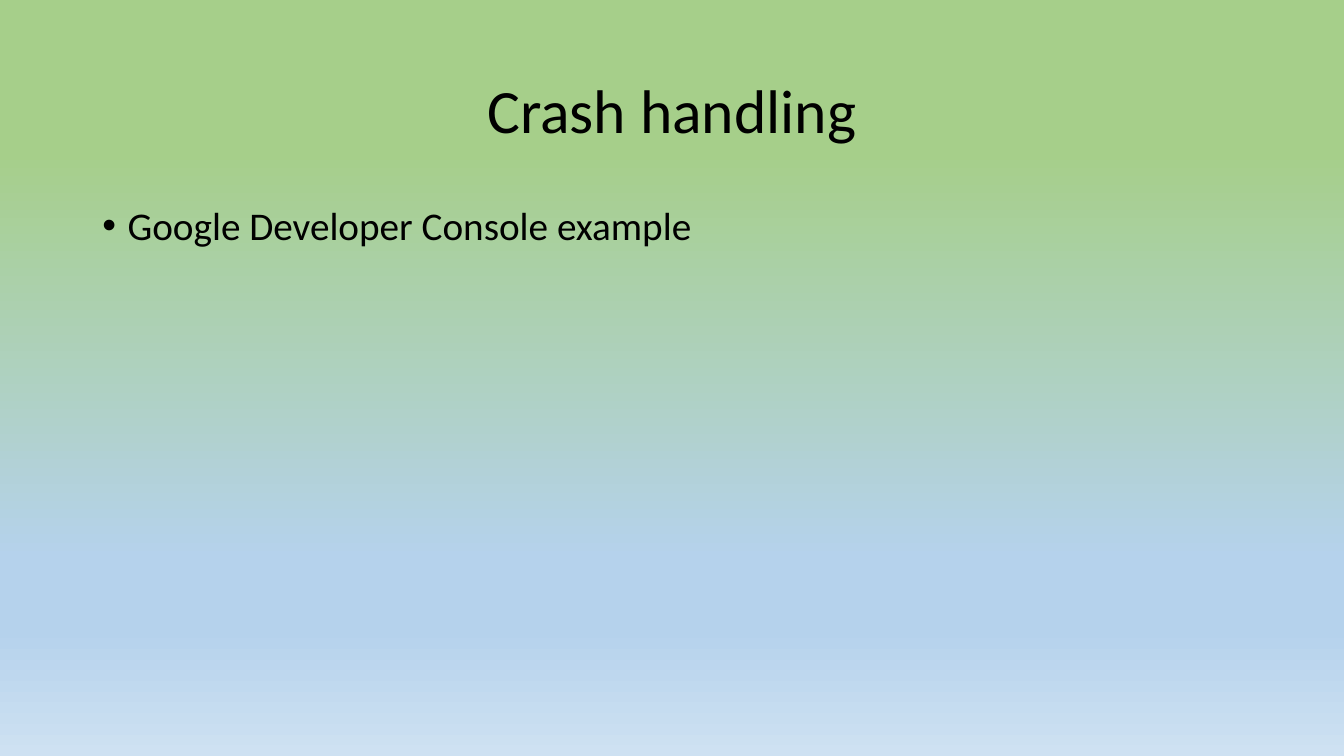
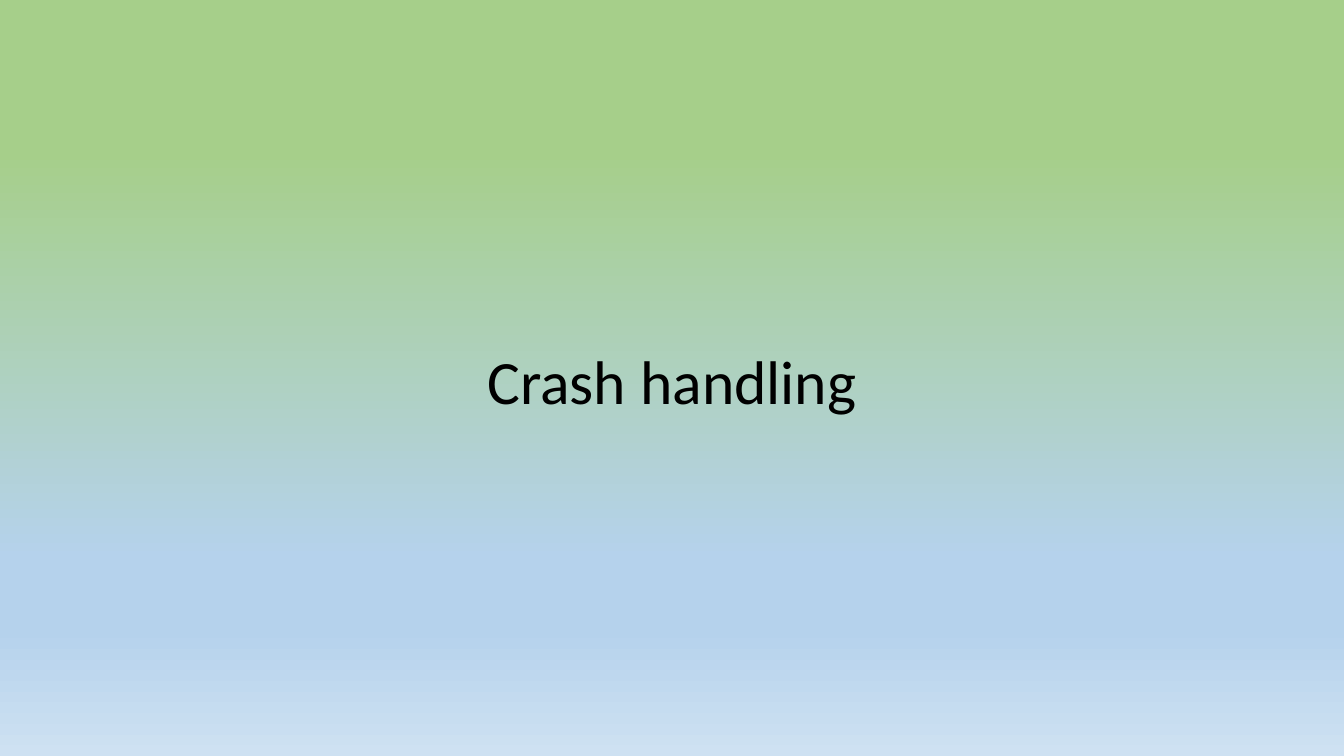
Before and after one commit to 9majka/NDK_presentation, a slide deck: slide 12 of NDK.pptx (slide 9 before the commit). Drawn at 1344x756 pixels with LibreOffice and Linux fonts; fonts in the diff are those of the drawing. Boxes give left, top, right and bottom in pixels: in the first picture for what was removed or moved away, otherwise in the second. Text is boxed around its words. In the diff, an @@ line names an element or a change of style, - is before the commit and + after.

```diff
--- a/NDK.pptx
+++ b/NDK.pptx
@@ text removed at [128, 212, 691, 247] @@
-• Google Developer Console example
@@ title "Crash handling": place and size @@
-title "Crash handling" at [487, 90, 856, 144]
+title "Crash handling" at [487, 361, 856, 415]
```
Also in this commit, not shown: 5 other slides changed, 4 slides added, 9 other files.
